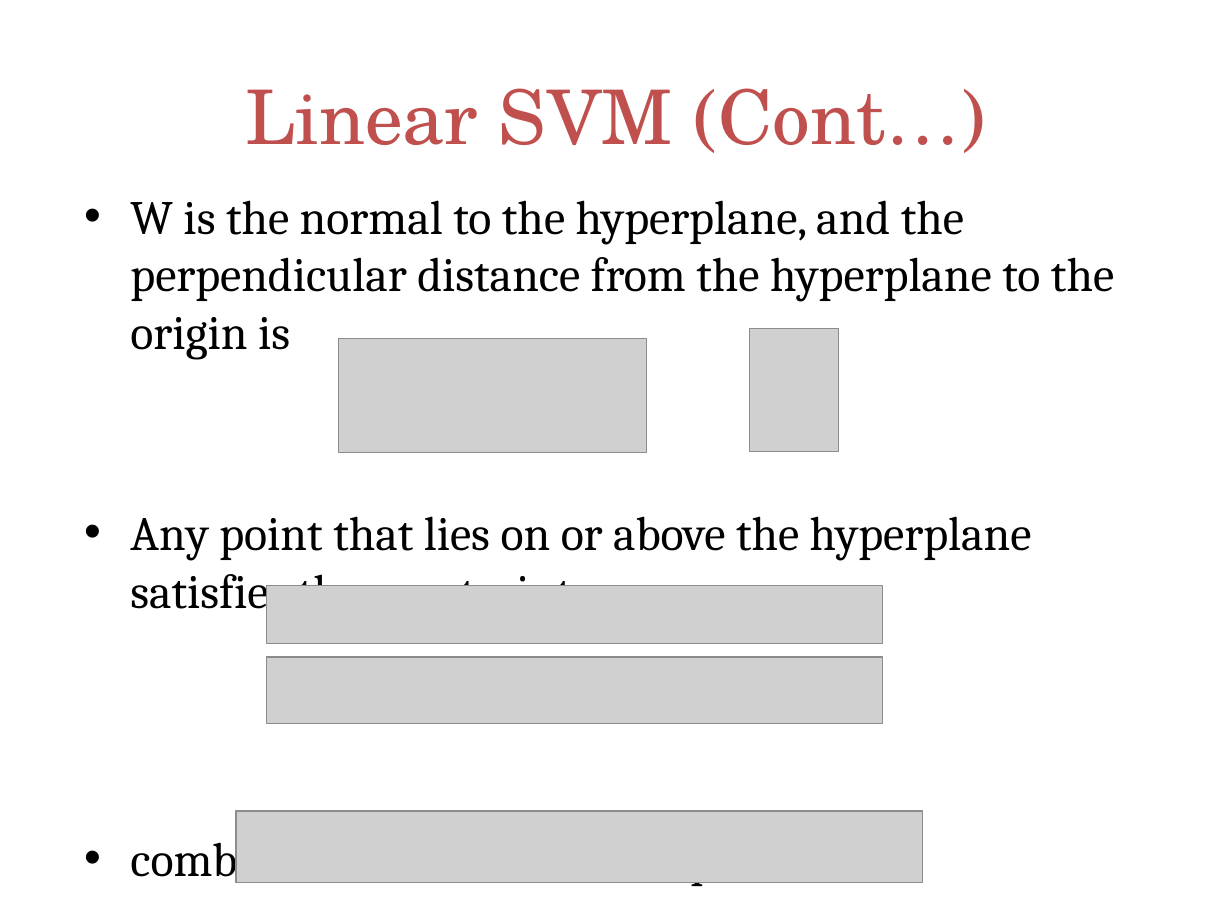
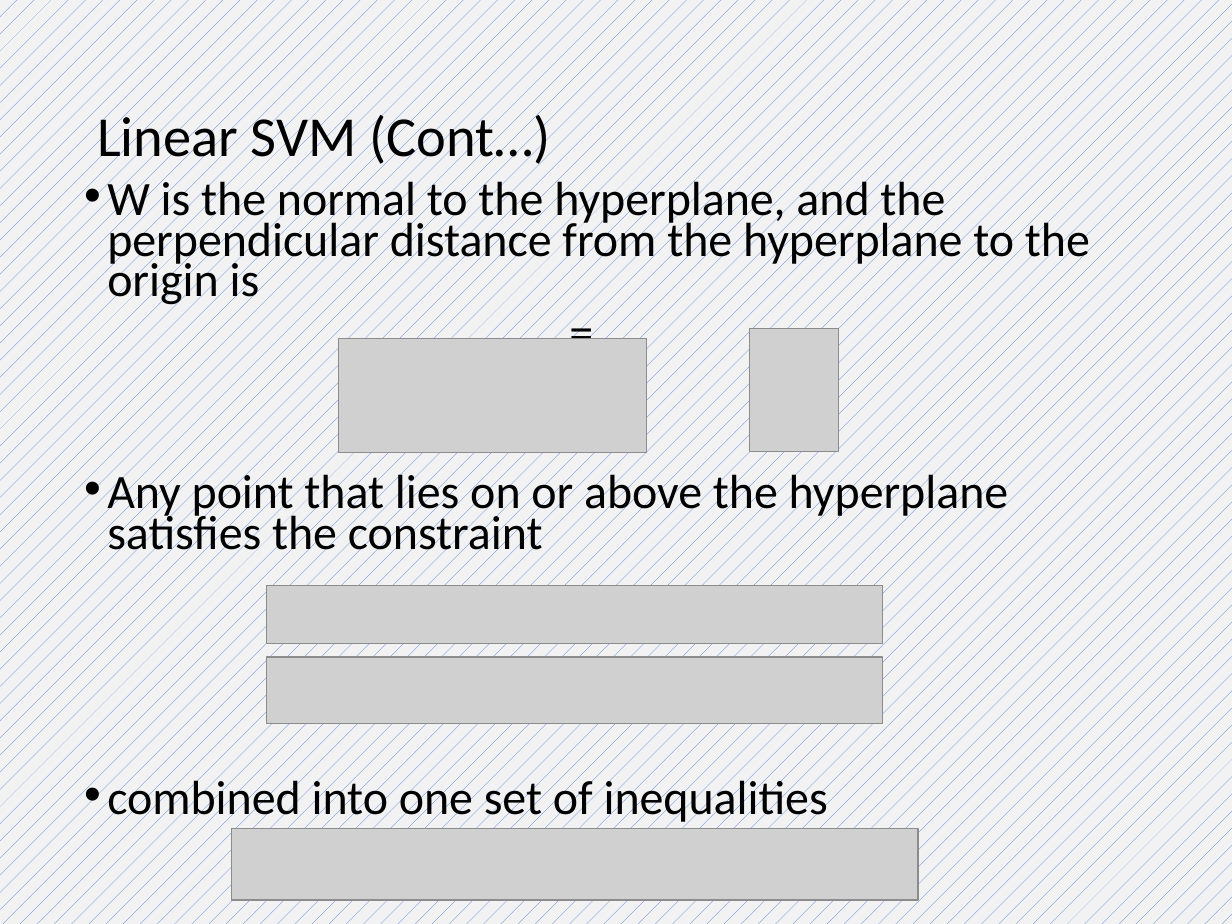
Before and after one commit to Shah-Aayush/semester-5-materials, a slide deck: slide 4 of ML - Machine Learning/Notes/swatiSVM for class.pptx. Drawn at 1232x924 pixels with LibreOffice and Linux fonts; fonts in the diff are those of the drawing; grey boxes stand for pictures; background and template pictures are left out. Boxes give left, top, right and bottom in pixels: in the first picture for what was removed or moved away, otherwise in the second. Text is boxed around its words. In the diff, an @@ line names an element or a change of style, - is before the commit and + after.

```diff
--- a/ML - Machine Learning/Notes/swatiSVM for class.pptx
+++ b/ML - Machine Learning/Notes/swatiSVM for class.pptx
@@ background picture (left out) to pattern #4472C4 on #F2F2F2 @@
@@ title "Linear SVM (Cont…)": place and size @@
-title "Linear SVM (Cont…)" at [245, 88, 986, 153]
+title "Linear SVM (Cont…)" at [97, 109, 550, 170]
@@ title "Linear SVM (Cont…)" at [97, 109, 550, 170]: size 44 to 33 pt, font TeX Gyre Schola to Calibri, text colour #C0504D to #000000; alignment centre to left; line spacing 1 to 0.9 @@
@@ text "W is the normal to ..." at [107, 175, 1090, 826]: font Cambria to Calibri; indent changed; line spacing 1 to 0.7; more space between paragraphs @@
@@ picture: place and size @@
-picture at [237, 811, 923, 882]
+picture at [232, 828, 918, 899]
```
Also in this commit, not shown: 52 other slides changed, 22 other files.
